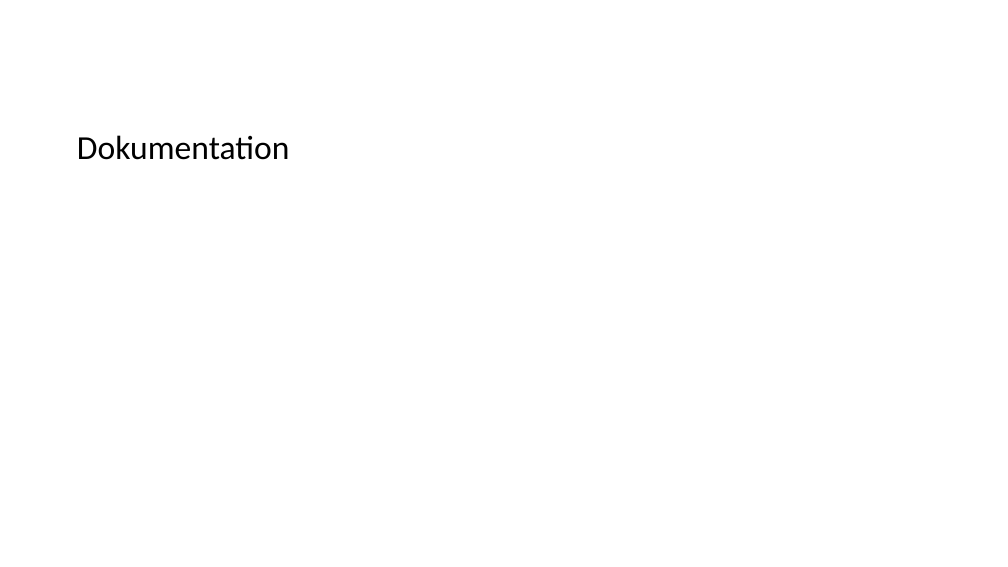
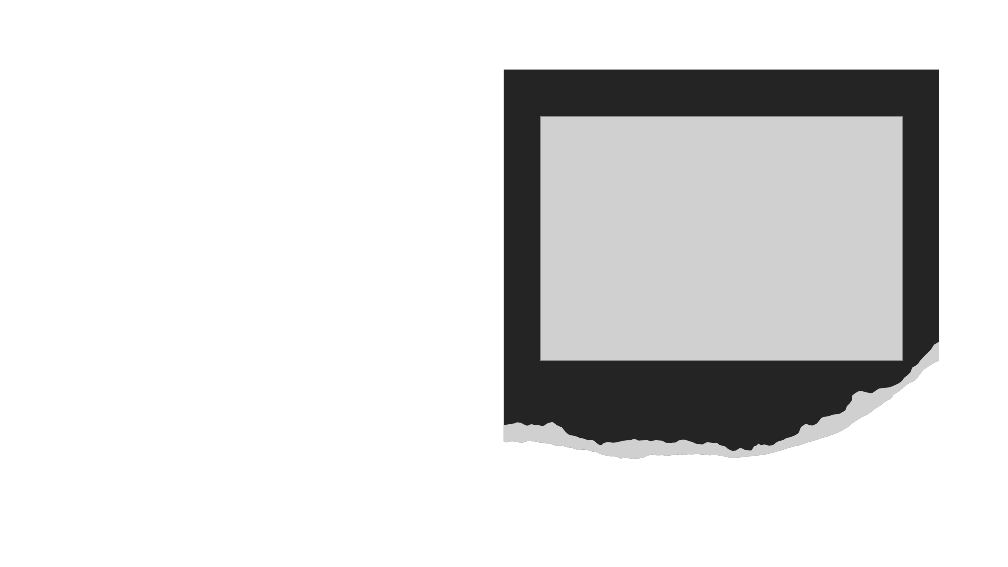
Before and after one commit to Rayleeigh/projectweek-KaliLinux-documentation, a slide deck: slide 9 of KaliLinuxPowerPoint.pptx. Drawn at 1008x567 pixels with LibreOffice and Linux fonts; fonts in the diff are those of the drawing; grey boxes stand for pictures. Boxes give left, top, right and bottom in pixels: in the first picture for what was removed or moved away, otherwise in the second. Text is boxed around its words. In the diff, an @@ line names an element or a change of style, - is before the commit and + after.

Commit message:
added

```diff
--- a/KaliLinuxPowerPoint.pptx
+++ b/KaliLinuxPowerPoint.pptx
@@ picture added at (x1=541, y1=116, x2=902, y2=361) @@
@@ title removed at (x1=77, y1=135, x2=290, y2=160) @@
-Dokumentation
@@ group added at (x1=504, y1=70, x2=939, y2=459): 3 freeform shapes, 1 picture @@
```
Also in this commit, not shown: 2 other slides changed, 7 slides added.
